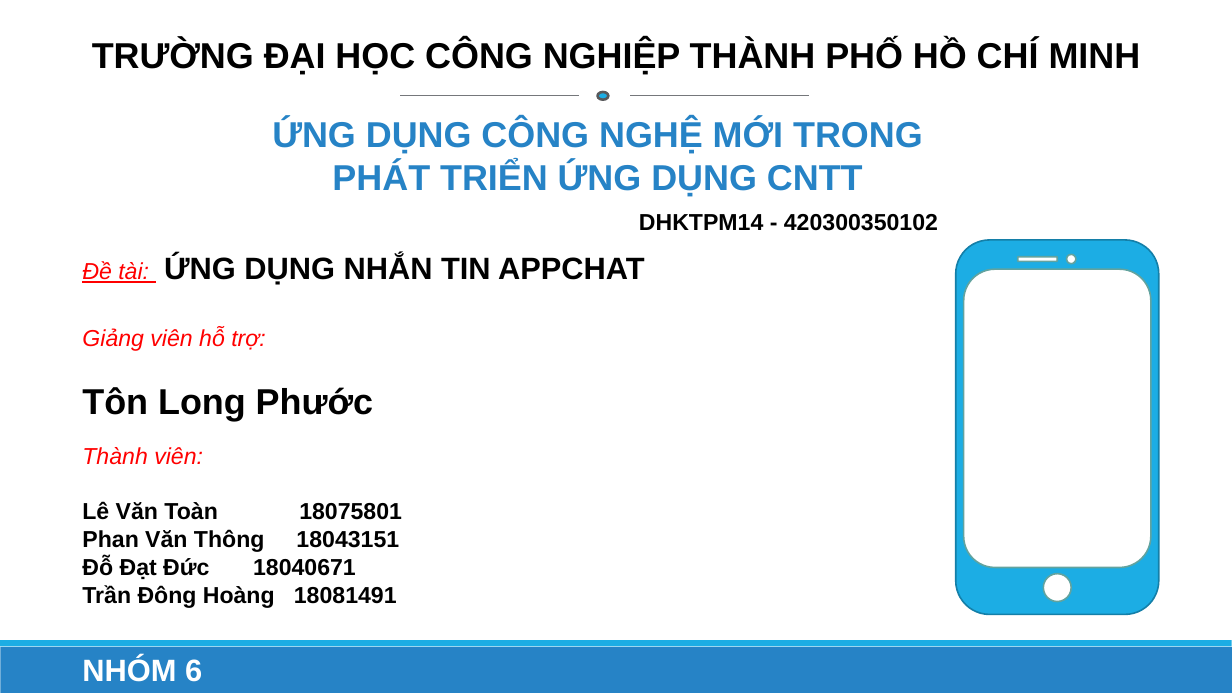
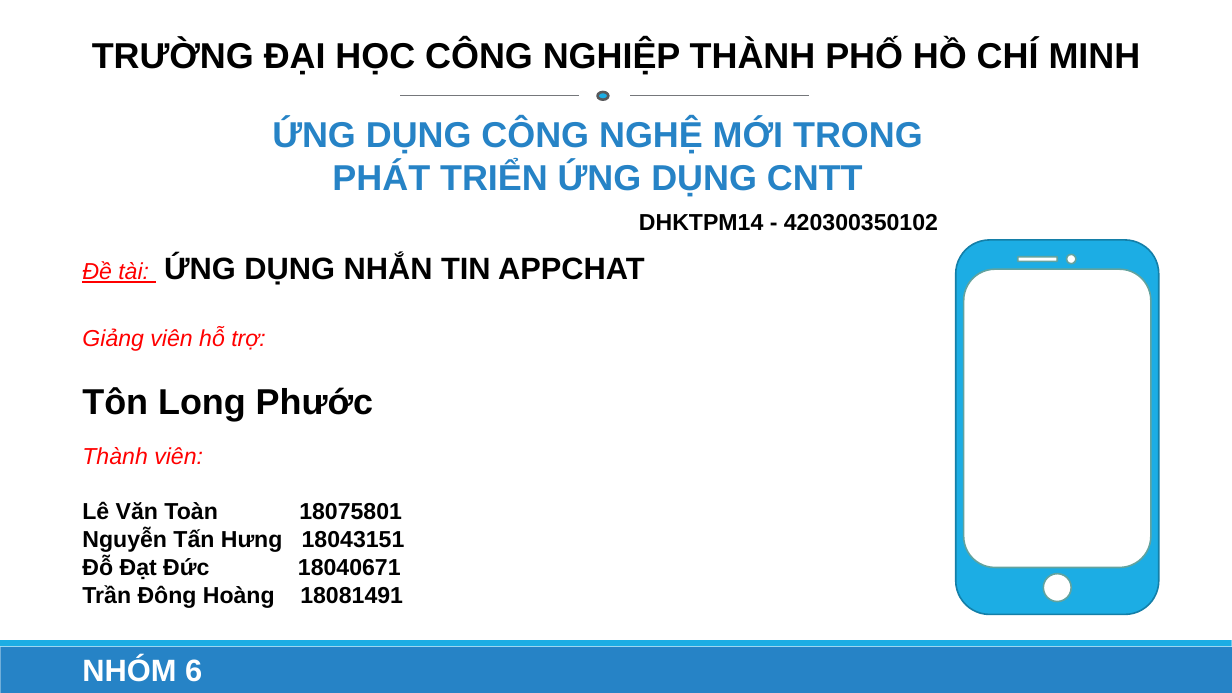
Before and after one commit to onebabyq/ung-dung-quan-li-tin-nhan-congnghemoi, a slide deck: slide 1 of Slide_BaoCao/AppChat_Nhom6.pptx. Drawn at 1232x693 pixels with LibreOffice and Linux fonts; fonts in the diff are those of the drawing. Boxes give left, top, right and bottom in pixels: in the first picture for what was removed or moved away, otherwise in the second. Text is boxed around its words. In the diff, an @@ line names an element or a change of style, - is before the commit and + after.

```diff
--- a/Slide_BaoCao/AppChat_Nhom6.pptx
+++ b/Slide_BaoCao/AppChat_Nhom6.pptx
@@ text at [82, 529, 405, 552]: text changed @@
-Phan Văn Thông 18043151
+Nguyễn Tấn Hưng 18043151
```
Also in this commit, not shown: 2 other slides changed, 3 slides added.
